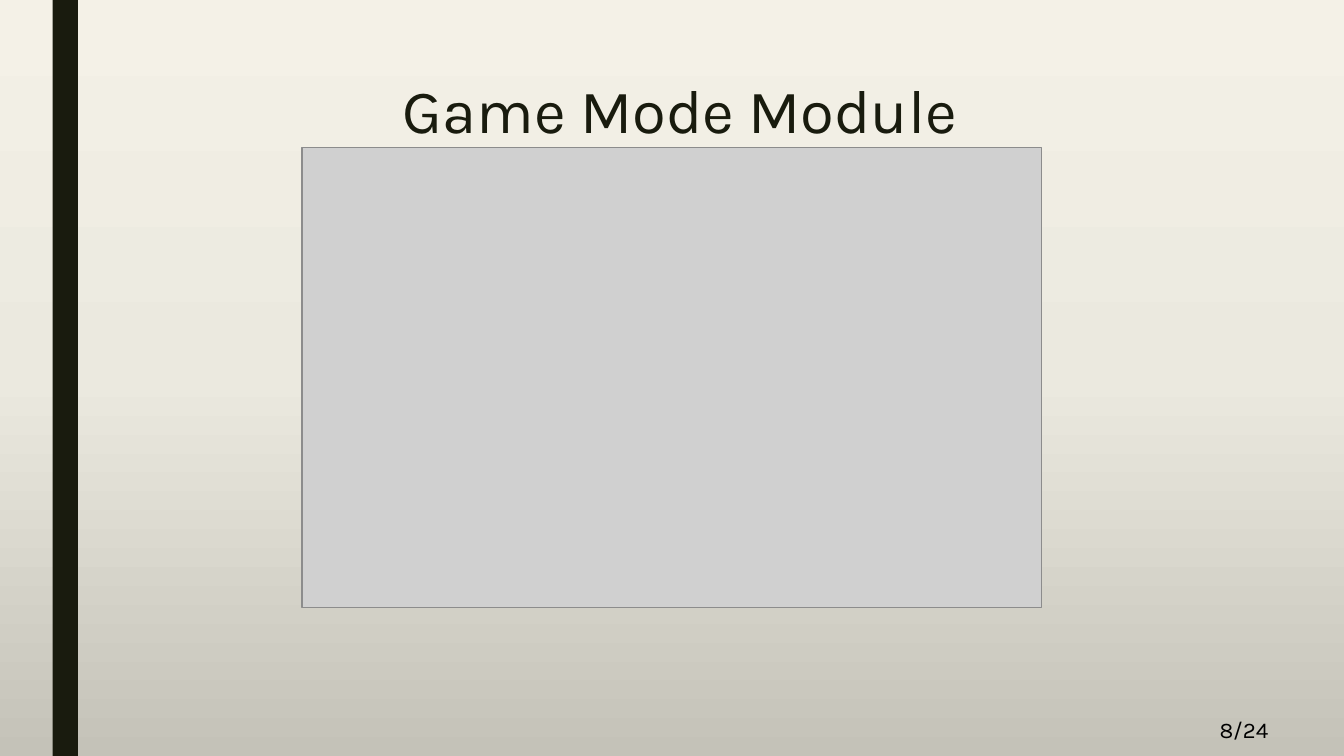
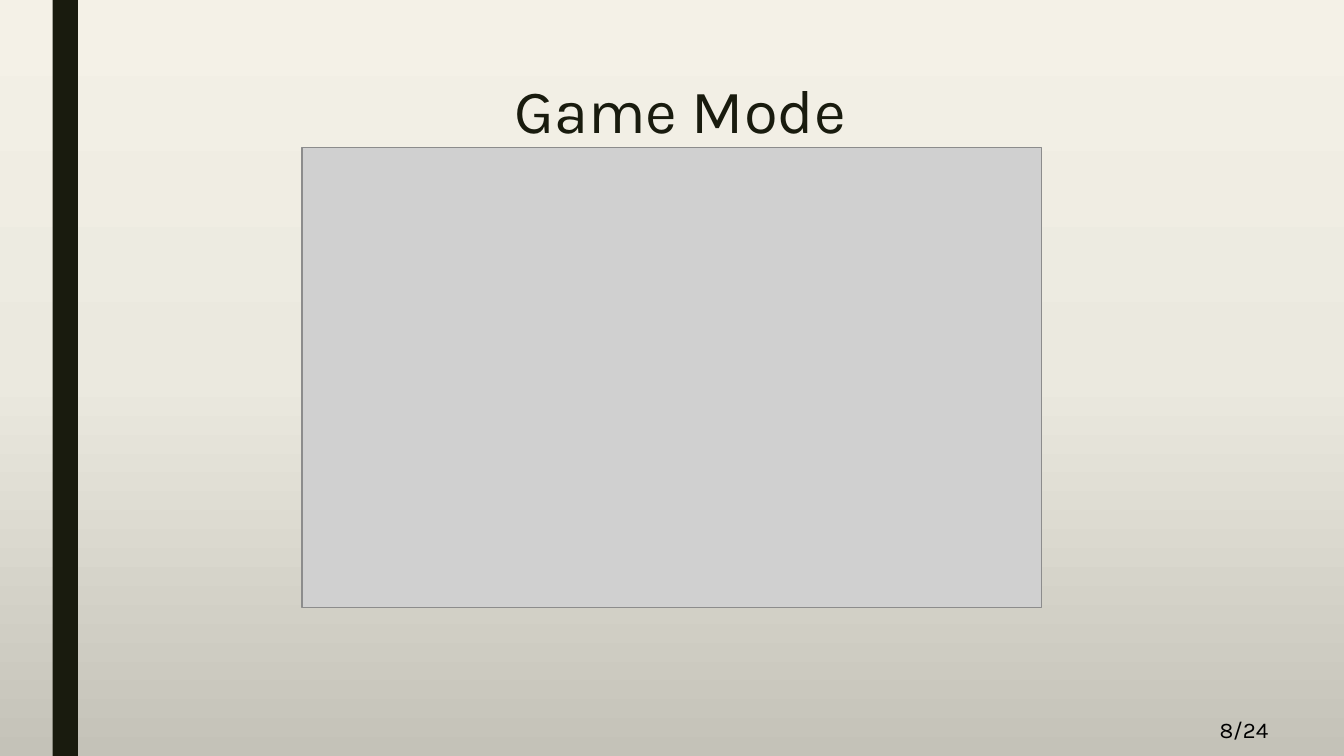
Before and after one commit to A-3li/Capstone, a slide deck: slide 8 of Final[2508].pptx. Drawn at 1344x756 pixels with LibreOffice and Linux fonts; fonts in the diff are those of the drawing; grey boxes stand for pictures. Boxes give left, top, right and bottom in pixels: in the first picture for what was removed or moved away, otherwise in the second. Text is boxed around its words. In the diff, an @@ line names an element or a change of style, - is before the commit and + after.

```diff
--- a/Final[2508].pptx
+++ b/Final[2508].pptx
@@ title at [515,91,846,148]: text changed @@
-Game Mode Module
+Game Mode
```
Also in this commit, not shown: 3 other slides changed.
